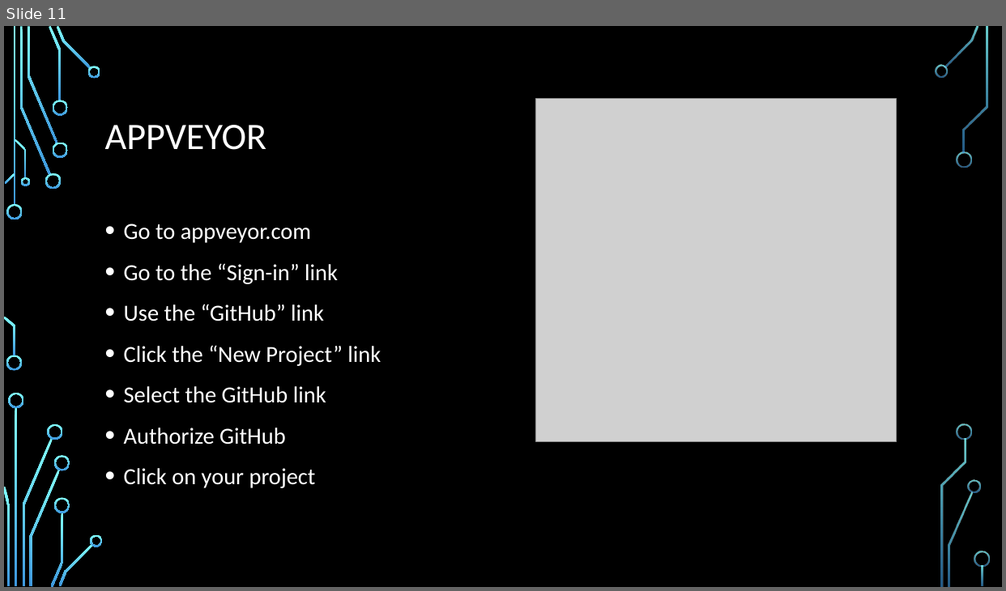
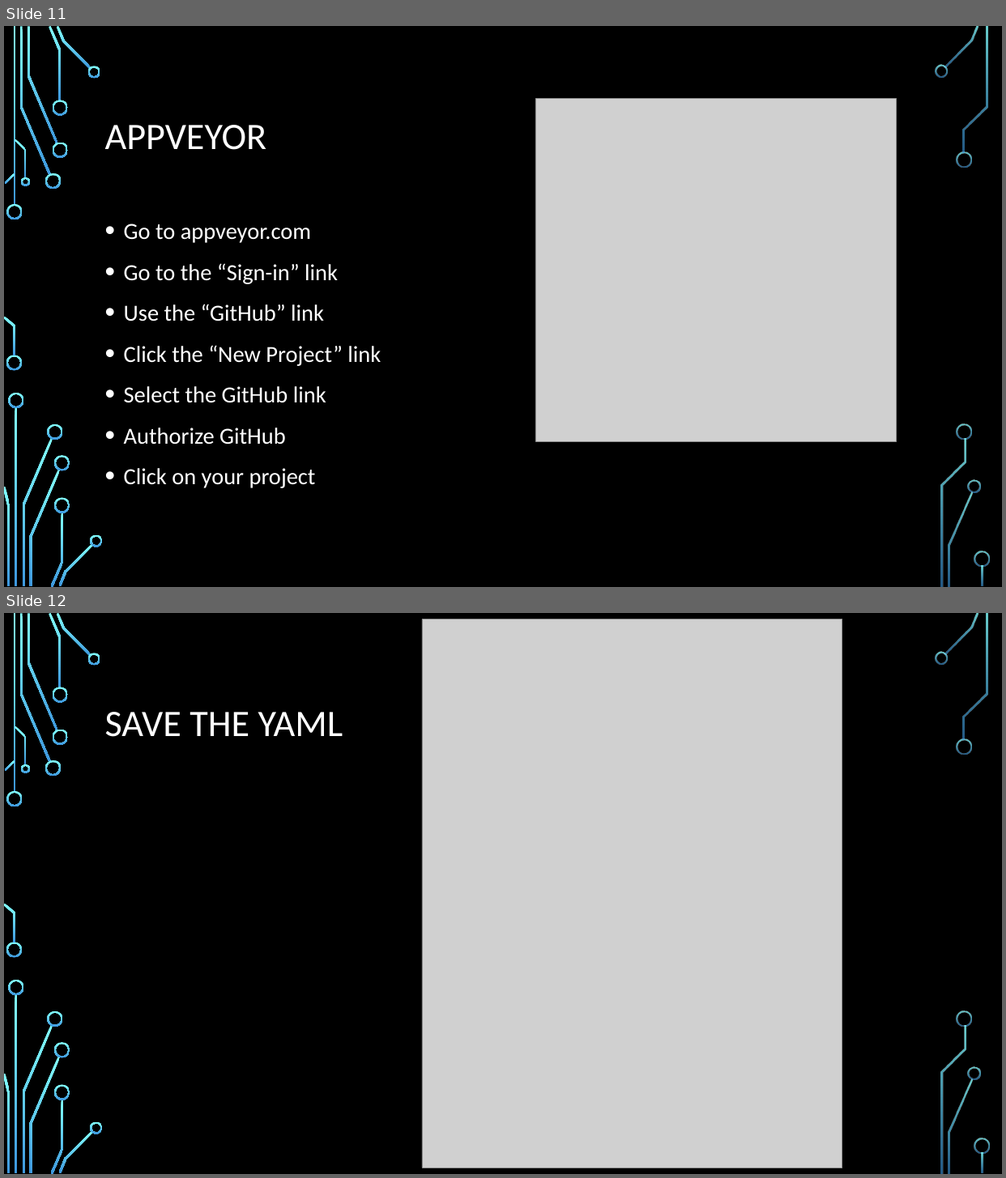
Before and after one commit to CedricAgoda/opensource-ci, a slide deck: Presentation/Full Open-Source CI.pptx. Shown one above the other, each under a label of ours: slide 11 before the commit, slides 11 and 12 after it. The pictures are 1006x591 and 1006x1178 pixels, drawn with LibreOffice and Linux fonts; fonts in the diff are those of the drawing; grey boxes stand for pictures; background and template pictures are left out. Boxes give left, top, right and bottom in pixels: in the first picture for what was removed or moved away, otherwise in the second. Text is boxed around its words. In the diff, an @@ line names an element or a change of style, - is before the commit and + after.

```diff
--- a/Presentation/Full Open-Source CI.pptx
+++ b/Presentation/Full Open-Source CI.pptx
@@ slide 12 added at box(4, 613, 1002, 1174), background picture (left out); not listed: 36 template elements that a slide beside it also shows @@
@@ picture added at box(422, 619, 842, 1168) @@
@@ title added at box(105, 712, 343, 737), 36 pt, text #FFFFFF @@
+SAVE THE YAML
```
Also in this commit, not shown: 1 slide changed, 3 other slides added, 33 other files.
